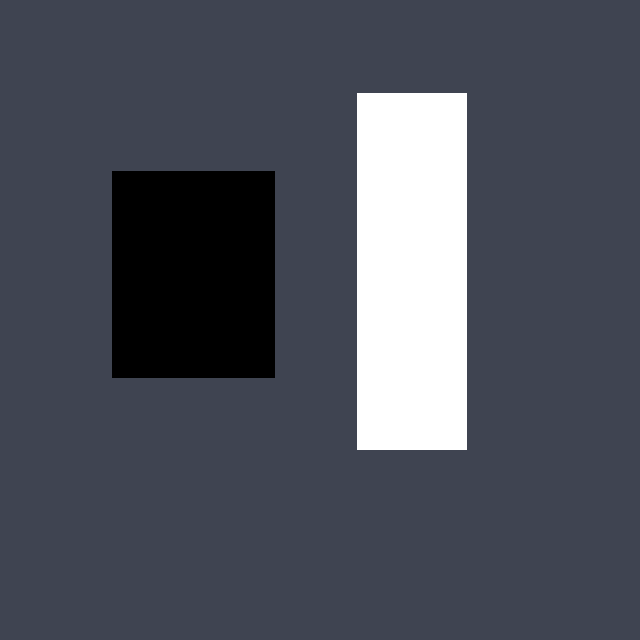
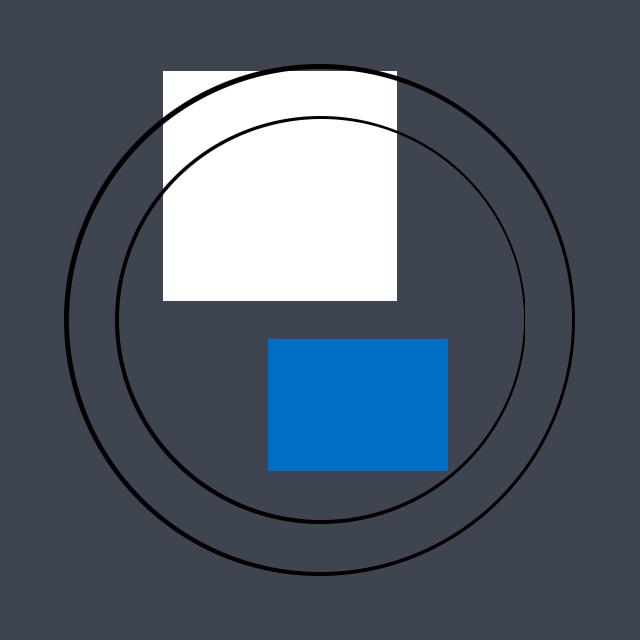
Comparing the layer stacks of the two (640, 640) images. Changes:
pixels changed over [64, 64, 575, 576] (layer not identified)
